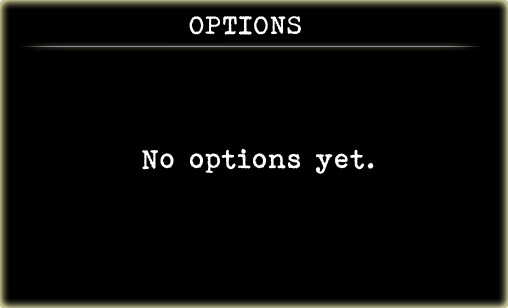
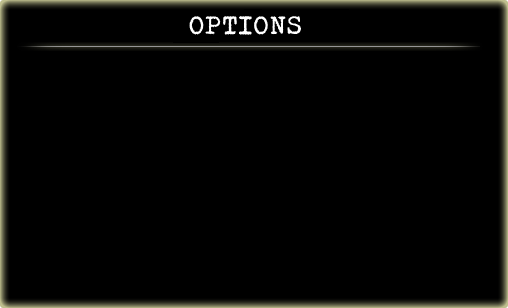
Layers edited between the first and the second 508×308 image:
hid "No options yet." over (142, 148, 374, 174)
